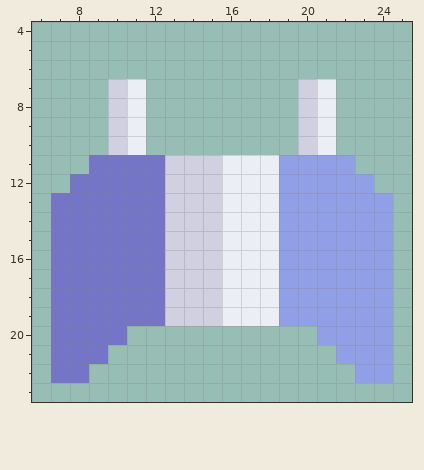
One commit to this pixel-art sprite: sprites/blocks/turrets/tearer.png. The first picture shows the starting point.
The file is 32x32 pixels. Shown: x 6..25, y 4..23.
Now the later version:
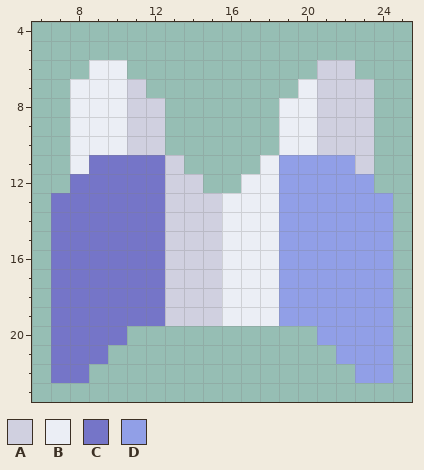
Palette (. is transparent): A #d0d0e0  B #ebeef5  C #7575c8  D #919fe7
Commit: i would put something stupid, but first commit for the release
The exact change:
The author put colour A in row 6 at x 21 to 22; in row 7 at x 22 to 23; in rows 8 to 10 at x 12 and 22 to 23; in row 11 at x 23.
Colour B becomes colour A in rows 7 to 10 at x 11 and 21.
The author put colour B in row 6 at x 9 to 10; in row 7 at x 8 to 9; in rows 8 to 10 at x 8 to 9 and 19; in row 11 at x 8.
Colour A becomes colour B in rows 7 to 10 at x 10 and 20.
The author cleared colour A in row 11 at x 14 to 15; in row 12 at x 15.
The author cleared colour B in row 11 at x 16 to 17; in row 12 at x 16.
Boxes around the changes in both pictures, in picture pixels (x1, y1, x2, y2):
changed: (70, 60, 374, 193)
